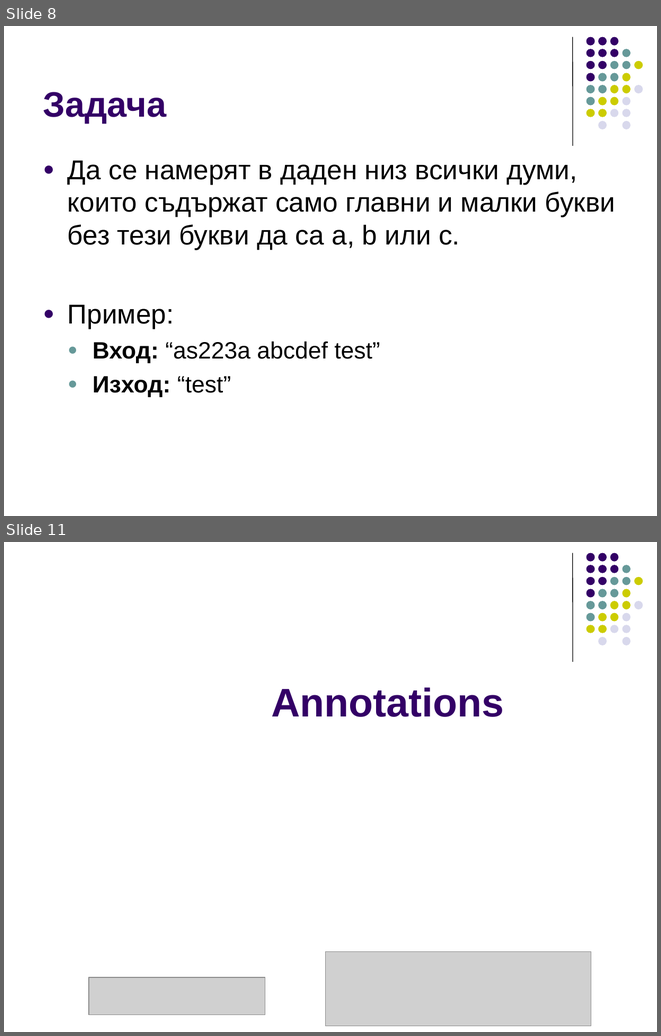
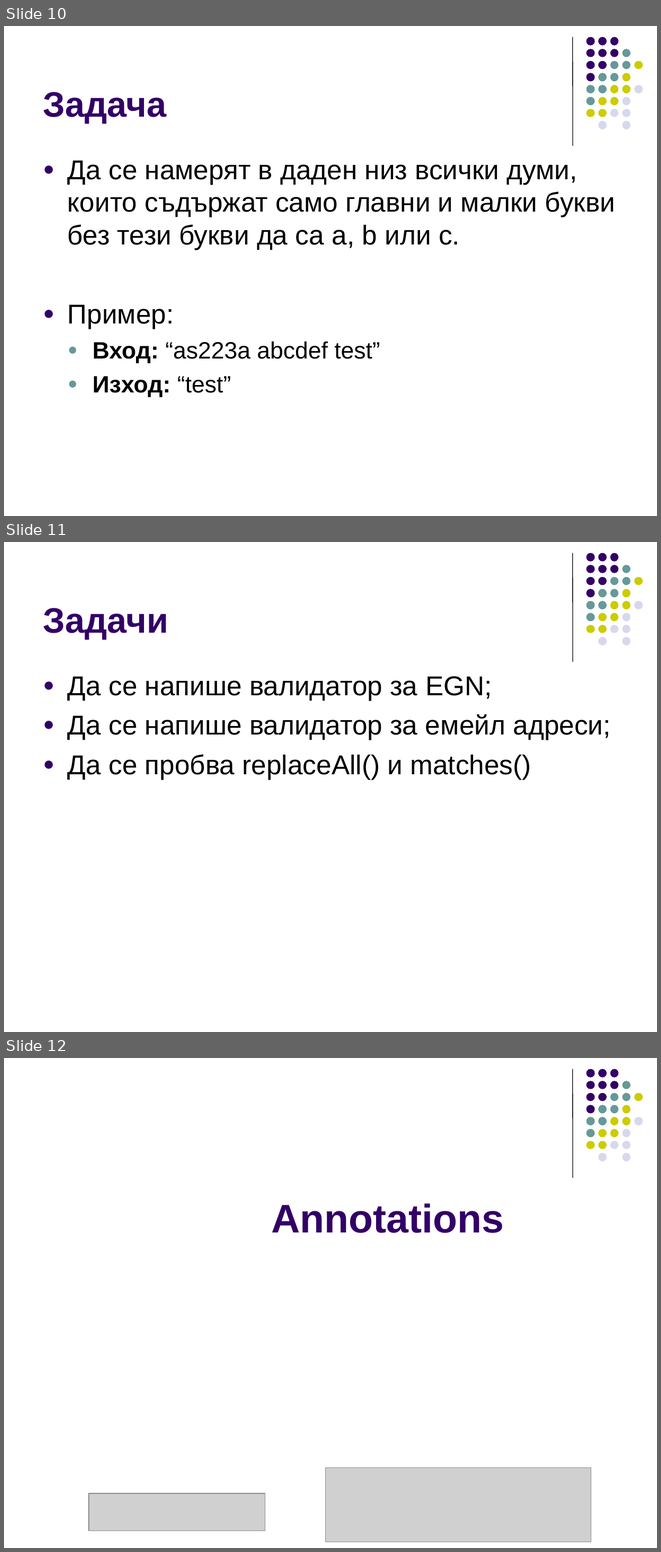
Before and after one commit to ivorusev/startup-factory-java-course, a slide deck: slides/10-Regexp.ppt. Shown one above the other, each under a label of ours: slides 8 and 11 before the commit, slides 10, 11 and 12 after it; the slides between them are not shown. The pictures are 661x1036 and 661x1552 pixels, drawn with LibreOffice and Linux fonts; fonts in the diff are those of the drawing; grey boxes stand for pictures. Boxes give left, top, right and bottom in pixels: in the first picture for what was removed or moved away, otherwise in the second. Text is boxed around its words. In the diff, an @@ line names an element or a change of style, - is before the commit and + after.

```diff
--- a/slides/10-Regexp.ppt
+++ b/slides/10-Regexp.ppt
@@ slide 11 added at [4, 542, 657, 1032], background #FFFFFF; not listed: 32 template elements that a slide beside it also shows @@
@@ title added at [43, 608, 168, 639], 39 pt, text #330066, bold @@
+Задачи
@@ text added at [68, 676, 611, 779], 30 pt, text #000000 @@
+● Да се напише валидатор за EGN;
+● Да се напише валидатор за емeйл адреси;
+● Да се пробва replaceAll() и matches()
@@ what was slide 8 is now slide 10 @@
@@ what was slide 11 is now slide 12 @@
```
Also in this commit, not shown: 2 slides changed, 4 other slides added, 1 slide removed.
